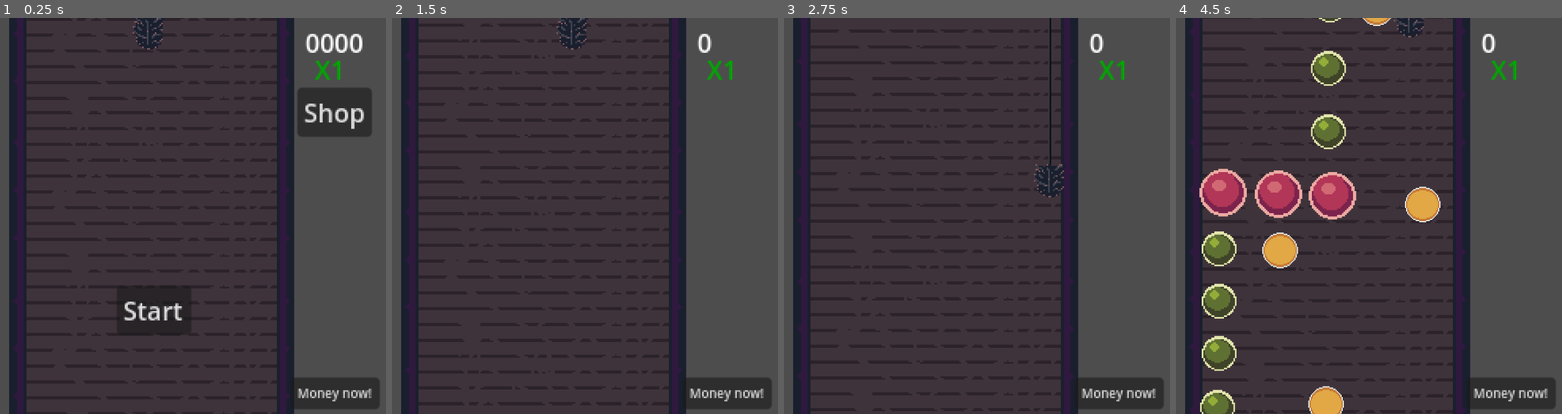
Above: before the commit, frames 1-4 (left to right).
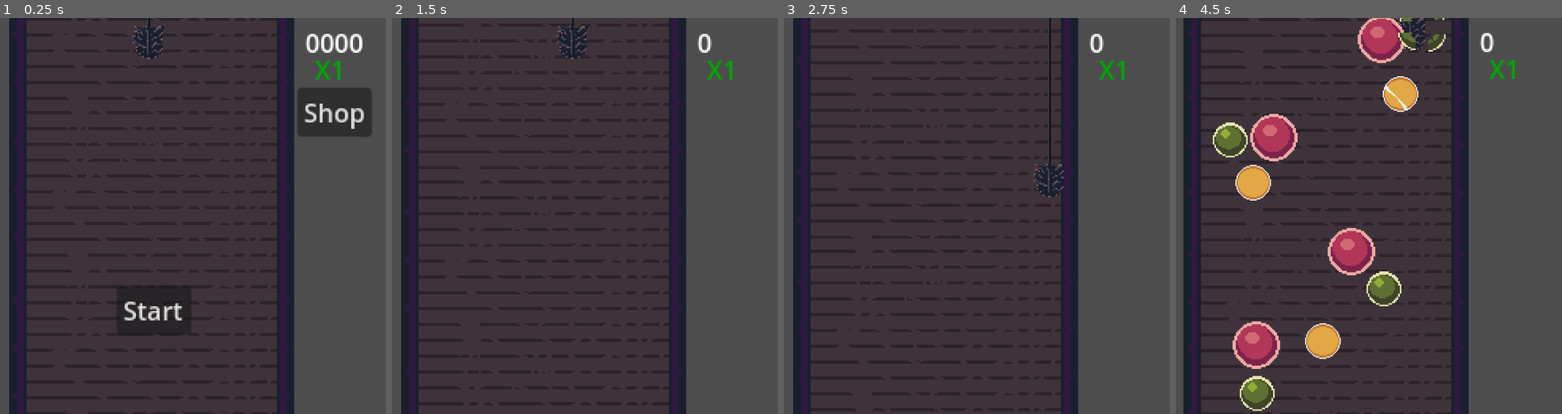
Above: after the commit, the same moments.

Repository: Ytlander/chimney-of-riches
Game: Godot game, scene res://Scenes/main.tscn
Same seed, same stepped clock (60 frames per second), same inputs: the game is played once before the commit and once after it. Sound files missing from this copy of the repository are replaced by a short silence.
Inputs:
- Up to frame 1 (0.25 s): no input
- Up to frame 2 (1.5 s): click "Start" at 0.5 s; hold D (right) from 1.28 s (still down)
- Up to frame 3 (2.75 s): release D (right) at 2.03 s; hold S (down) from 2.03 s (still down)
- Up to frame 4 (4.5 s): release S (down) at 2.78 s; hold D (right) 2.78-3.53 s; hold W (up) 3.53-4.28 s; hold A (left) from 4.28 s (still down)

The runs differ from the first frame. In frame 1, 1.9% of the frame differs, in the area x 34-99%, y 0-99%; in frame 2, 2.0%; in frame 3, 1.7%; in frame 4, 19%, in the area x 1-99%, y 0-100%.

Commit message:
add wave 5 & 6 plus price tweaks
Wave 1-6 are now in the game

Also did some tweaking on costs in the shop so it's a bit more reasonable. Still need some sort of exponential curve to prices, linear doesn't really work. (since we get higher multiplier the longer the level is)

Made a demo as well. Feel like this was  a pretty good spot to do it. Kinda wen't back on the idea of making set levels and instead use random levels. I think I want to split it up into levels in the future, so that every level has a defined set of waves that are used for randomization

Diff:
--- a/Scenes/Waves/wave_1.tscn
+++ b/Scenes/Waves/wave_1.tscn
@@ -37,17 +37,20 @@
 position = Vector2(-37, 256)
 
 [node name="StoneGreen11" parent="." instance=ExtResource("1_df1ui")]
-position = Vector2(-66, 316)
+position = Vector2(-66, 328)
 
 [node name="StoneGreen12" parent="." instance=ExtResource("1_df1ui")]
-position = Vector2(-39, 341)
+position = Vector2(-39, 353)
 
 [node name="StoneGreen13" parent="." instance=ExtResource("1_df1ui")]
-position = Vector2(-14, 365)
+position = Vector2(-14, 377)
 last_in_wave = true
 
 [node name="MultiplierCoin" parent="." instance=ExtResource("2_4eo0s")]
 position = Vector2(61, 155)
 
 [node name="MultiplierCoin2" parent="." instance=ExtResource("2_4eo0s")]
-position = Vector2(-66, 260)
+position = Vector2(-68, 281)
+
+[node name="MultiplierCoin3" parent="." instance=ExtResource("2_4eo0s")]
+position = Vector2(17, 397)
--- a/Scenes/Waves/wave_3.tscn
+++ b/Scenes/Waves/wave_3.tscn
@@ -28,9 +28,6 @@
 position = Vector2(-70, 289)
 last_in_wave = true
 
-[node name="MultiplierCoin" parent="." instance=ExtResource("2_r2vi7")]
-position = Vector2(31, 37)
-
 [node name="MultiplierCoin2" parent="." instance=ExtResource("2_r2vi7")]
 position = Vector2(60, 161)
 
--- a/Scenes/Waves/wave_4.tscn
+++ b/Scenes/Waves/wave_4.tscn
@@ -34,7 +34,7 @@
 position = Vector2(-5.53226, 229.358)
 
 [node name="StoneGreen18" parent="." instance=ExtResource("1_l2rwu")]
-position = Vector2(20.4677, 204.358)
+position = Vector2(12.4677, 205.358)
 
 [node name="StoneGreen17" parent="." instance=ExtResource("1_l2rwu")]
 position = Vector2(-4.53226, 357.358)
@@ -53,4 +53,4 @@
 position = Vector2(-31.5323, 287.358)
 
 [node name="MultiplierCoin3" parent="." instance=ExtResource("2_x4auv")]
-position = Vector2(60.4677, 205.358)
+position = Vector2(59.4677, 205.358)
--- /dev/null
+++ b/Scenes/Waves/wave_5.tscn
@@ -0,0 +1,41 @@
+[gd_scene load_steps=4 format=3 uid="uid://bcjuyqqvmoo3v"]
+
+[ext_resource type="PackedScene" uid="uid://tcrl7uqxg5me" path="res://Scenes/stone_red.tscn" id="1_elx7p"]
+[ext_resource type="PackedScene" uid="uid://lxq5ynvhk2q5" path="res://Scenes/stone_green.tscn" id="2_j77et"]
+[ext_resource type="PackedScene" uid="uid://dwmcqak8firuj" path="res://Scenes/multiplier_coin.tscn" id="3_lnnjh"]
+
+[node name="Wave5" type="Node2D"]
+
+[node name="StoneRed" parent="." instance=ExtResource("1_elx7p")]
+position = Vector2(35, 55)
+
+[node name="StoneRed2" parent="." instance=ExtResource("1_elx7p")]
+position = Vector2(-33, 117)
+
+[node name="StoneRed3" parent="." instance=ExtResource("1_elx7p")]
+position = Vector2(16, 189)
+
+[node name="StoneGreen" parent="." instance=ExtResource("2_j77et")]
+position = Vector2(-61, 118)
+
+[node name="StoneGreen2" parent="." instance=ExtResource("2_j77et")]
+position = Vector2(36, 212)
+
+[node name="StoneRed4" parent="." instance=ExtResource("1_elx7p")]
+position = Vector2(-44, 248)
+
+[node name="StoneGreen4" parent="." instance=ExtResource("2_j77et")]
+position = Vector2(-44, 278)
+last_in_wave = true
+
+[node name="StoneGreen3" parent="." instance=ExtResource("2_j77et")]
+position = Vector2(61, 38)
+
+[node name="MultiplierCoin" parent="." instance=ExtResource("3_lnnjh")]
+position = Vector2(-46, 145)
+
+[node name="MultiplierCoin2" parent="." instance=ExtResource("3_lnnjh")]
+position = Vector2(-2, 245)
+
+[node name="MultiplierCoin3" parent="." instance=ExtResource("3_lnnjh")]
+position = Vector2(47, 89)
--- /dev/null
+++ b/Scenes/Waves/wave_6.tscn
@@ -0,0 +1,39 @@
+[gd_scene load_steps=4 format=3 uid="uid://cncmvn2t0m7uf"]
+
+[ext_resource type="PackedScene" uid="uid://tcrl7uqxg5me" path="res://Scenes/stone_red.tscn" id="1_7ojd5"]
+[ext_resource type="PackedScene" uid="uid://lxq5ynvhk2q5" path="res://Scenes/stone_green.tscn" id="2_ph7ev"]
+[ext_resource type="PackedScene" uid="uid://dwmcqak8firuj" path="res://Scenes/multiplier_coin.tscn" id="3_bbeub"]
+
+[node name="Wave6" type="Node2D"]
+position = Vector2(0, 78)
+
+[node name="StoneRed" parent="." instance=ExtResource("1_7ojd5")]
+position = Vector2(-1, 63)
+
+[node name="StoneRed2" parent="." instance=ExtResource("1_7ojd5")]
+position = Vector2(-58, 140)
+
+[node name="StoneRed3" parent="." instance=ExtResource("1_7ojd5")]
+position = Vector2(-1, 228)
+
+[node name="StoneRed4" parent="." instance=ExtResource("1_7ojd5")]
+position = Vector2(70, 290)
+
+[node name="StoneRed5" parent="." instance=ExtResource("1_7ojd5")]
+position = Vector2(-45, 375)
+last_in_wave = true
+
+[node name="StoneGreen" parent="." instance=ExtResource("2_ph7ev")]
+position = Vector2(-1, 144)
+
+[node name="StoneGreen2" parent="." instance=ExtResource("2_ph7ev")]
+position = Vector2(-2, 332)
+
+[node name="MultiplierCoin" parent="." instance=ExtResource("3_bbeub")]
+position = Vector2(53, 142)
+
+[node name="MultiplierCoin2" parent="." instance=ExtResource("3_bbeub")]
+position = Vector2(-50, 222)
+
+[node name="MultiplierCoin3" parent="." instance=ExtResource("3_bbeub")]
+position = Vector2(9, 377)
--- a/Scenes/main.tscn
+++ b/Scenes/main.tscn
@@ -14,7 +14,9 @@
 [ext_resource type="PackedScene" uid="uid://cak0didrrr8ni" path="res://Scenes/Waves/wave_4.tscn" id="11_kopf5"]
 [ext_resource type="AudioStream" uid="uid://c62pmlr41i4jk" path="res://assets/SFX/stone_destroy_synth.wav" id="11_rh2xa"]
 [ext_resource type="AudioStream" uid="uid://bj1e5mphcue0t" path="res://assets/SFX/pickup_stone_synth_soft_attack.wav" id="12_hj0ij"]
+[ext_resource type="PackedScene" uid="uid://bcjuyqqvmoo3v" path="res://Scenes/Waves/wave_5.tscn" id="12_yunb4"]
 [ext_resource type="AudioStream" uid="uid://y6ic0wck2pte" path="res://assets/SFX/coin_pickup_synth.wav" id="13_8pet2"]
+[ext_resource type="PackedScene" uid="uid://cncmvn2t0m7uf" path="res://Scenes/Waves/wave_6.tscn" id="13_nwwqx"]
 [ext_resource type="AudioStream" uid="uid://cd5nifpxc3sw3" path="res://assets/SFX/purchase.wav" id="14_6lrr7"]
 [ext_resource type="Script" path="res://scripts/animation_controller.gd" id="15_5w2va"]
 [ext_resource type="AudioStream" uid="uid://cwi0cm82oro3k" path="res://assets/music/MyFirstSynths.ogg" id="16_xldkv"]
@@ -54,7 +56,7 @@
 shape = SubResource("WorldBoundaryShape2D_3vvi4")
 
 [node name="BoundaryTop" type="StaticBody2D" parent="PlayerBoundaries"]
-position = Vector2(-1, -93)
+position = Vector2(-1, -84)
 rotation = 1.5708
 
 [node name="CollisionShape2D" type="CollisionShape2D" parent="PlayerBoundaries/BoundaryTop"]
@@ -71,7 +73,7 @@
 shape = SubResource("WorldBoundaryShape2D_3vvi4")
 
 [node name="ChimneySweep" parent="." instance=ExtResource("1_lbt4y")]
-position = Vector2(-2, -292)
+position = Vector2(-2, -286)
 
 [node name="ParallaxBackground" type="ParallaxBackground" parent="."]
 script = ExtResource("2_afgnd")
@@ -233,6 +235,7 @@
 text = "Buy!"
 
 [node name="CheatButton" type="Button" parent="GameManager"]
+visible = false
 offset_left = 88.0
 offset_top = -69.0
 offset_right = 144.0
@@ -244,7 +247,7 @@
 unique_name_in_owner = true
 position = Vector2(0, 311)
 script = ExtResource("5_anlq8")
-wave_array = Array[PackedScene]([ExtResource("6_4ep8a"), ExtResource("7_wfnog"), ExtResource("19_mw7k0"), ExtResource("11_kopf5")])
+wave_array = Array[PackedScene]([ExtResource("6_4ep8a"), ExtResource("7_wfnog"), ExtResource("19_mw7k0"), ExtResource("11_kopf5"), ExtResource("12_yunb4"), ExtResource("13_nwwqx")])
 
 [node name="SpawnPosLeft" type="Node2D" parent="Spawner"]
 position = Vector2(-50, 0)
--- a/scripts/game_manager.gd
+++ b/scripts/game_manager.gd
@@ -19,7 +19,7 @@
 #Shop variables
 var speed_cost = 100
 var area_cost = 250
-var length_cost = 50
+var length_cost = 500
 
 #Upgrade variables
 
@@ -103,7 +103,7 @@
 	if StatesAndStuff.money >= speed_cost:
 		StatesAndStuff.change_player_speed(10)
 		deduct_money(speed_cost)
-		speed_cost += 50
+		speed_cost += 100
 		shop_update()
 		SignalBus.shop_purchase.emit()
 		if StatesAndStuff.player_speed >= StatesAndStuff.player_speed_max:
@@ -114,7 +114,7 @@
 	if StatesAndStuff.money >= area_cost:
 		StatesAndStuff.change_boundary_bottom(10)
 		deduct_money(area_cost)
-		area_cost += 100
+		area_cost += 250
 		shop_update()
 		SignalBus.shop_purchase.emit()
 		if StatesAndStuff.boundary_bottom_position.y >= StatesAndStuff.boundary_bottom_max.y:
@@ -125,7 +125,7 @@
 	if StatesAndStuff.money >= length_cost:
 		StatesAndStuff.chimney_length += 10
 		deduct_money(length_cost)
-		length_cost += 10
+		length_cost += 500
 		shop_update()
 		SignalBus.shop_purchase.emit()
 		if StatesAndStuff.chimney_length >= StatesAndStuff.chimney_length_max:
--- a/scripts/states_and_stuff.gd
+++ b/scripts/states_and_stuff.gd
@@ -15,7 +15,7 @@
 @export var player_speed_max: int = 180
 @export var boundary_bottom_position: Vector2
 var boundary_bottom_max: Vector2 = Vector2(-1, 60)
-@export var chimney_length: int = 10 #Default 10, max 60
+@export var chimney_length: int = 20 #Default 10, max 60
 @export var chimney_length_max: int = 60
 
 func change_boundary_bottom(new_y_position):
--- a/scripts/stone.gd
+++ b/scripts/stone.gd
@@ -22,7 +22,7 @@
 func _on_body_entered(body):
 	if body.is_in_group("player"):
 		if StatesAndStuff.going_down:
-			Utility.frameFreeze(0.05, 0.35)
+			Utility.frame_freeze(0.05, 0.35)
 			SignalBus.stone_destroy.emit(self)
 			collision_shape.set_deferred("disabled", true)
 			alive = false
--- a/scripts/utility.gd
+++ b/scripts/utility.gd
@@ -1,11 +1,11 @@
 extends Node
 
-var print_wave_value: bool = true
+var print_wave_value: bool = false
 
 func _ready():
 	SignalBus.wave_spawned.connect(_on_wave_spawned)
 
-func frameFreeze(slowness, duration):
+func frame_freeze(slowness, duration):
 	Engine.time_scale = slowness
 	await get_tree().create_timer(duration * slowness).timeout
 	Engine.time_scale = 1.0
Not shown: 1 places in Scenes/main.tscn that only renumber resources
Not shown, changed: export_presets.cfg
